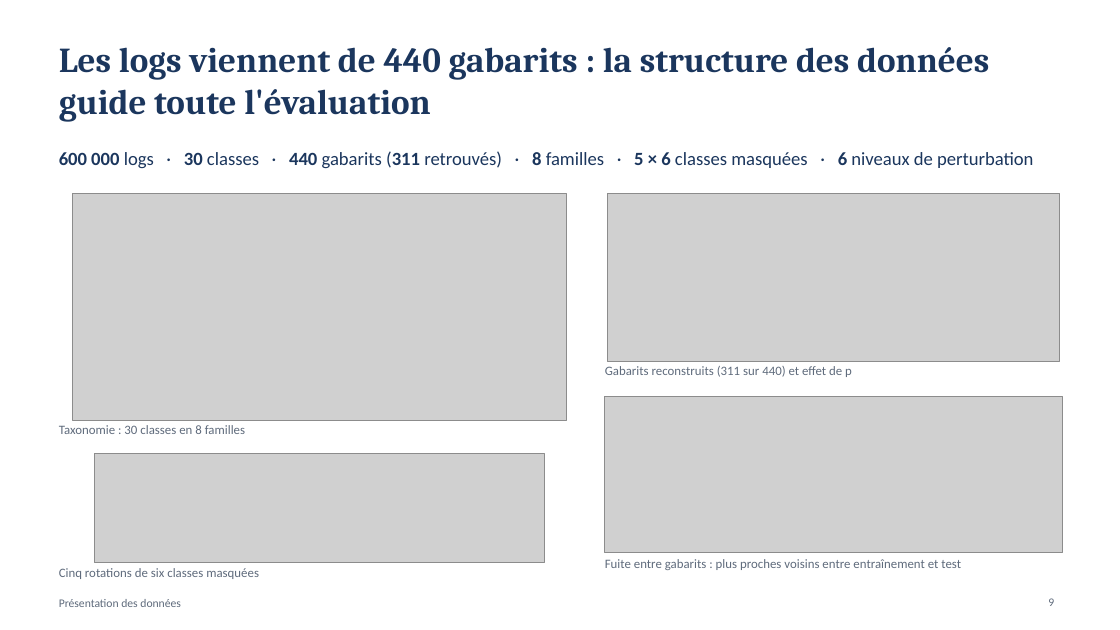
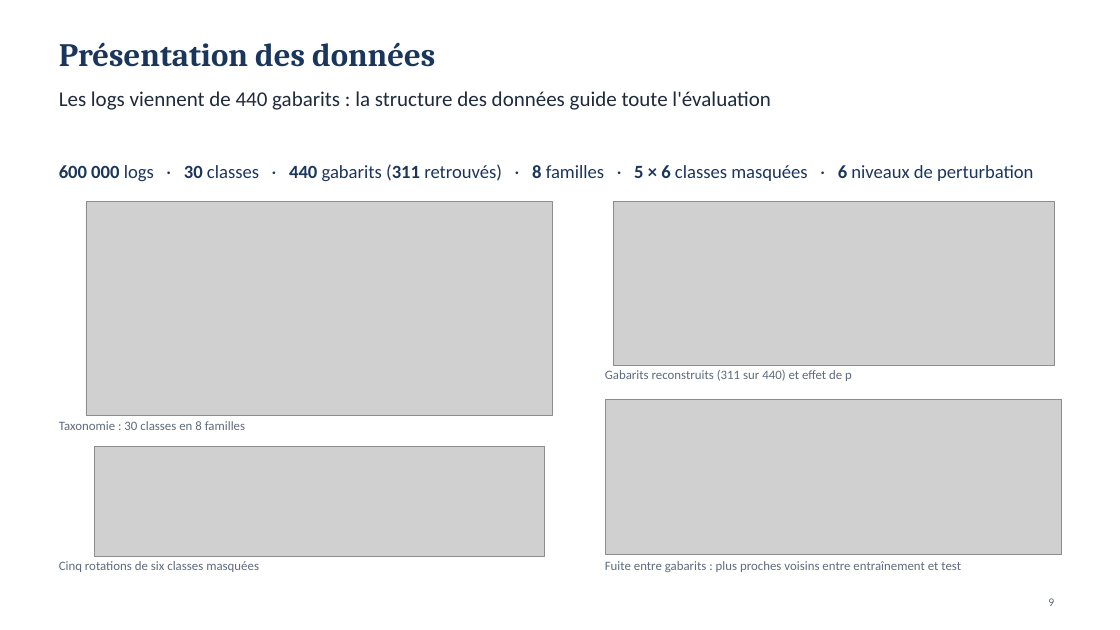
Before and after one commit to MADENIYOU/siem-open-world-log-classification, a slide deck: slide 9 of presentation/Soutenance_SIEM_monde_ouvert.pptx. Drawn at 1120x630 pixels with LibreOffice and Linux fonts; fonts in the diff are those of the drawing; grey boxes stand for pictures. Boxes give left, top, right and bottom in pixels: in the first picture for what was removed or moved away, otherwise in the second. Text is boxed around its words. In the diff, an @@ line names an element or a change of style, - is before the commit and + after.

```diff
--- a/presentation/Soutenance_SIEM_monde_ouvert.pptx
+++ b/presentation/Soutenance_SIEM_monde_ouvert.pptx
@@ title "Présentation des données": place and size @@
-title "Présentation des données" at bbox=[59, 599, 181, 607]
+title "Présentation des données" at bbox=[59, 42, 435, 67]
@@ title "Présentation des données" at bbox=[59, 42, 435, 67]: size 10 to 28 pt, font Calibri to Cambria, text colour #5F6B7C to #1B365D, bold on; vertical alignment middle to top @@
@@ text "Les logs viennent de 440 ...": place and size @@
-text "Les logs viennent de 440 ..." at bbox=[59, 47, 989, 122]
+text "Les logs viennent de 440 ..." at bbox=[59, 91, 770, 110]
@@ text "Les logs viennent de 440 ..." at bbox=[59, 91, 770, 110]: size 30 to 18 pt, font Cambria to Calibri, text colour #1B365D to #1F2A3C, bold off @@
@@ text "600 000 logs · 30 ...": place and size @@
-text "600 000 logs · 30 ..." at bbox=[59, 151, 1033, 168]
+text "600 000 logs · 30 ..." at bbox=[59, 164, 1033, 181]
@@ picture: place and size @@
-picture at bbox=[72, 193, 566, 420]
+picture at bbox=[86, 202, 552, 416]
@@ picture: place and size @@
-picture at bbox=[607, 193, 1060, 361]
+picture at bbox=[613, 202, 1054, 365]
@@ text "Gabarits reconstruits (311 sur 440) ...": place and size @@
-text "Gabarits reconstruits (311 sur 440) ..." at bbox=[605, 366, 852, 377]
+text "Gabarits reconstruits (311 sur 440) ..." at bbox=[605, 370, 852, 381]
@@ 2 texts, 1 picture: place and size @@
-2 texts, 1 picture at bbox=[59, 425, 544, 579]
+2 texts, 1 picture at bbox=[59, 421, 544, 572]
```
Also in this commit, not shown: 15 other slides changed, 3 other files.
